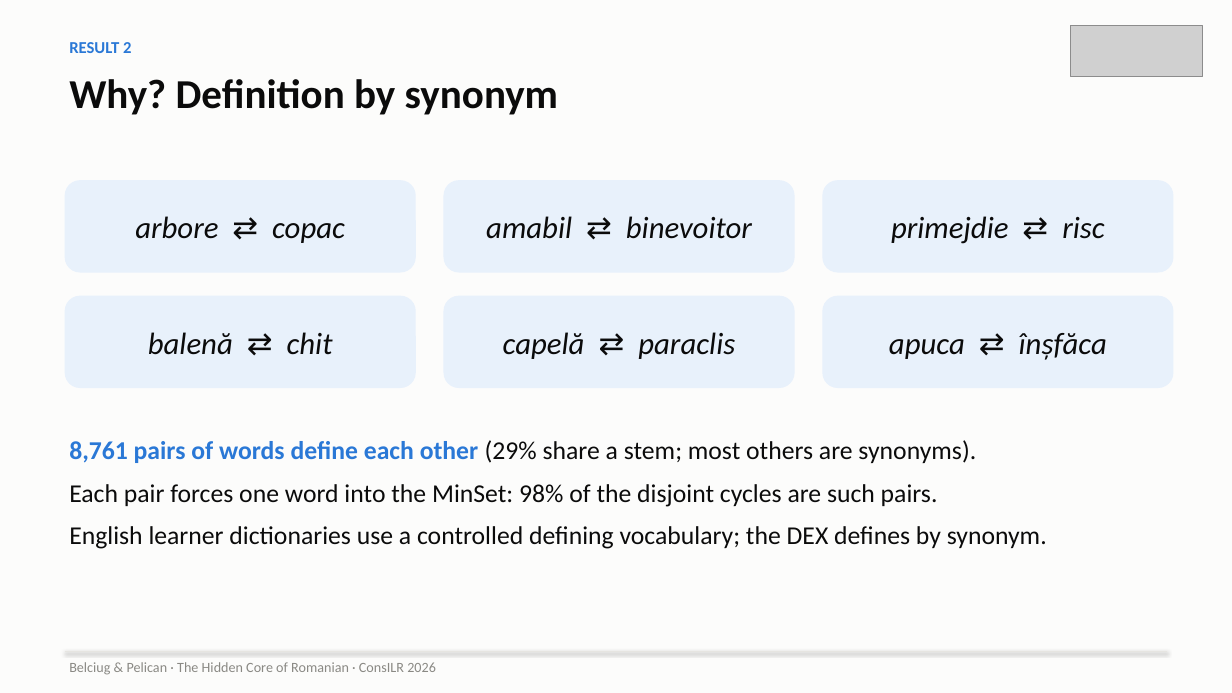
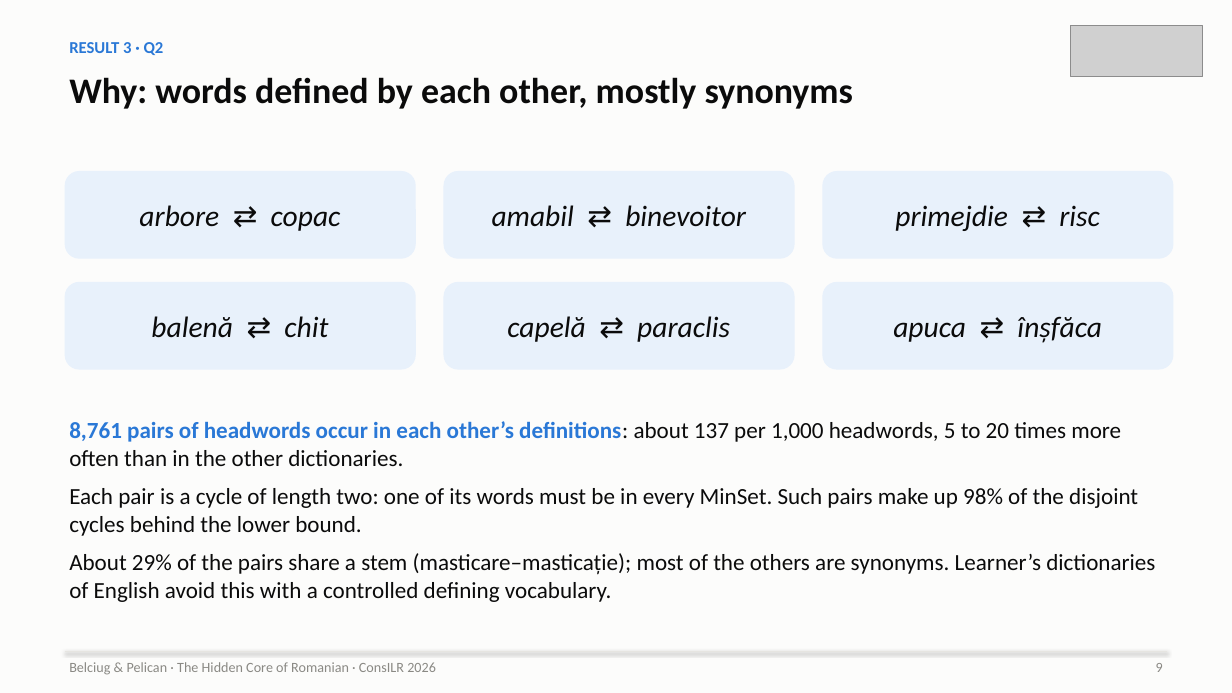
Before and after one commit to ovladon/hidden-core-romanian, a slide deck: slide 9 of slides/HiddenCore_ConsILR2026.pptx (slide 8 before the commit). Drawn at 1232x693 pixels with LibreOffice and Linux fonts; fonts in the diff are those of the drawing; grey boxes stand for pictures. Boxes give left, top, right and bottom in pixels: in the first picture for what was removed or moved away, otherwise in the second. Text is boxed around its words. In the diff, an @@ line names an element or a change of style, - is before the commit and + after.

```diff
--- a/slides/HiddenCore_ConsILR2026.pptx
+++ b/slides/HiddenCore_ConsILR2026.pptx
@@ text at (x1=69, y1=42, x2=164, y2=55): text changed @@
-RESULT 2
+RESULT 3 · Q2
@@ text at (x1=69, y1=77, x2=853, y2=109): text changed; size 32 to 28 pt @@
-Why? Definition by synonym
+Why: words defined by each other, mostly synonyms
@@ rounded rectangle "arbore ⇄ copac" resized from (x1=65, y1=180, x2=416, y2=273) to (x1=65, y1=171, x2=416, y2=259) @@
@@ rounded rectangle "amabil ⇄ binevoitor" resized from (x1=444, y1=180, x2=795, y2=273) to (x1=444, y1=171, x2=795, y2=259) @@
@@ rounded rectangle "primejdie ⇄ risc" resized from (x1=823, y1=180, x2=1174, y2=273) to (x1=823, y1=171, x2=1174, y2=259) @@
@@ rounded rectangle "balenă ⇄ chit" resized from (x1=65, y1=296, x2=416, y2=388) to (x1=65, y1=282, x2=416, y2=370) @@
@@ rounded rectangle "capelă ⇄ paraclis" resized from (x1=444, y1=296, x2=795, y2=388) to (x1=444, y1=282, x2=795, y2=370) @@
@@ size 24 to 23 pt in 6 elements at (x1=65, y1=171, x2=416, y2=259), (x1=444, y1=171, x2=795, y2=259), (x1=823, y1=171, x2=1174, y2=259), (x1=65, y1=282, x2=416, y2=370), (x1=444, y1=282, x2=795, y2=370), (x1=823, y1=282, x2=1174, y2=370) @@
@@ rounded rectangle "apuca ⇄ înșfăca" resized from (x1=823, y1=296, x2=1174, y2=388) to (x1=823, y1=282, x2=1174, y2=370) @@
@@ text at (x1=69, y1=421, x2=1155, y2=602): text changed; size 20 to 18 pt @@
-8,761 pairs of words define each other (29% share a stem; most others are synonyms).
-Each pair forces one word into the MinSet: 98% of the disjoint cycles are such pairs.
-English learner dictionaries use a controlled defining vocabulary; the DEX defines by synonym.
+8,761 pairs of headwords occur in each other’s definitions: about 137 per 1,000 headwords, 5 to 20 times more often than in the other dictionaries.
+Each pair is a cycle of length two: one of its words must be in every MinSet. Such pairs make up 98% of the disjoint cycles behind the lower bound.
+About 29% of the pairs share a stem (masticare–masticație); most of the others are synonyms. Learner’s dictionaries of English avoid this with a controlled defining vocabulary.
@@ text added at (x1=1156, y1=663, x2=1163, y2=672), 11 pt, text #8A8984 @@
+9
```
Also in this commit, not shown: 10 other slides changed, 10 slides added, 4 slides removed, 2 other files.
